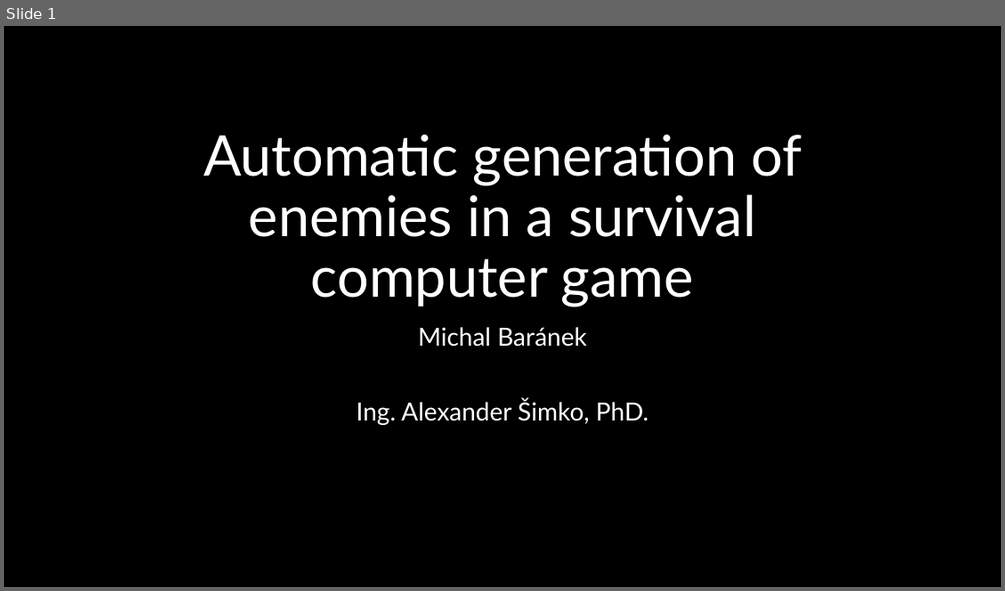
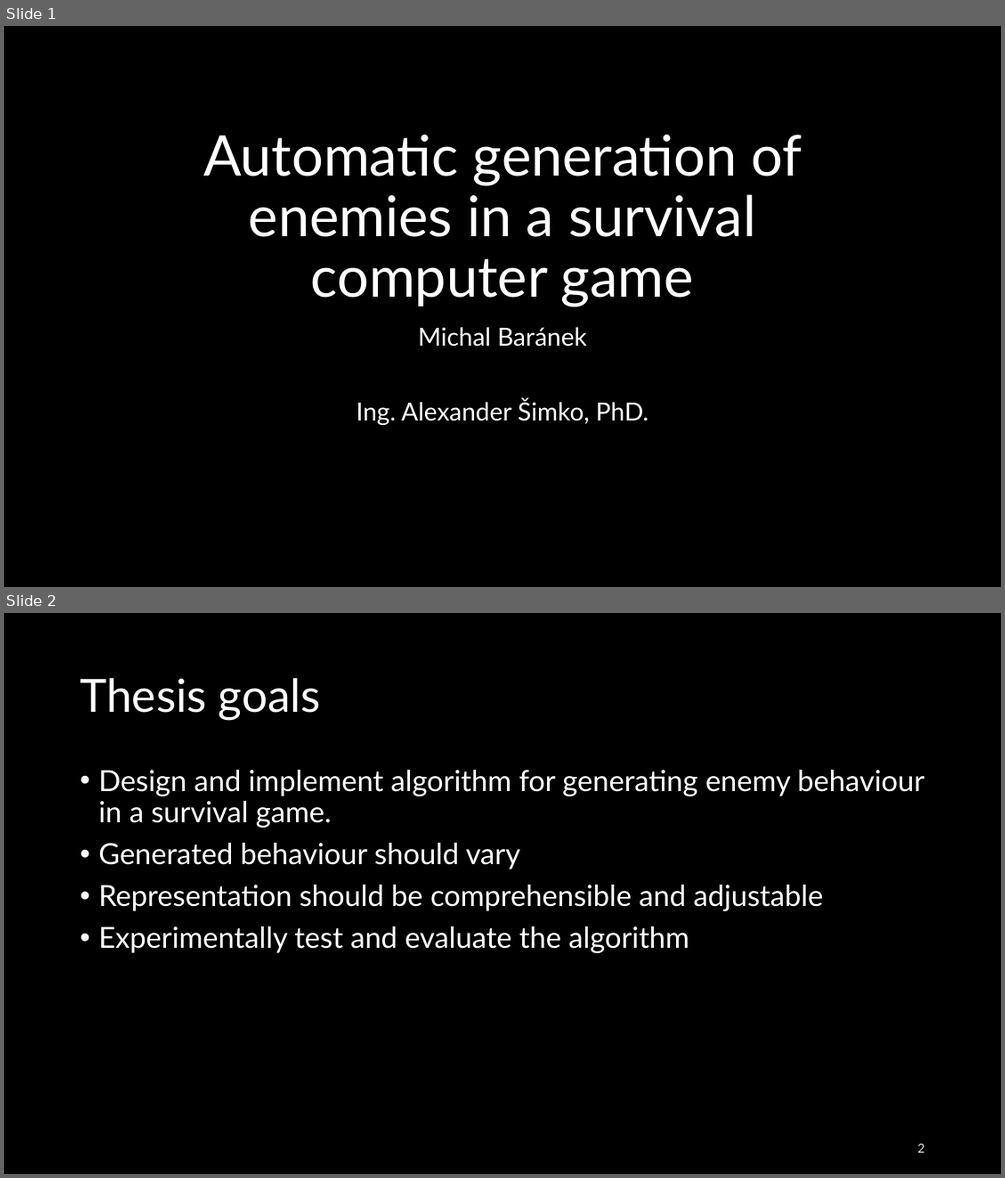
Before and after one commit to Raamxie/BGEN, a slide deck: Automatic generation of enemies in a survival computer.pptx. Shown one above the other, each under a label of ours: slide 1 before the commit, slides 1 and 2 after it. The pictures are 1005x591 and 1005x1178 pixels, drawn with LibreOffice and Linux fonts; fonts in the diff are those of the drawing. Boxes give left, top, right and bottom in pixels: in the first picture for what was removed or moved away, otherwise in the second. Text is boxed around its words. In the diff, an @@ line names an element or a change of style, - is before the commit and + after.

```diff
--- a/Automatic generation of enemies in a survival computer.pptx
+++ b/Automatic generation of enemies in a survival computer.pptx
@@ slide 2 added at (4, 613, 1001, 1174), background #000000 @@
@@ title added at (80, 678, 321, 720), 44 pt, text #FFFFFF @@
+Thesis goals
@@ text added at (98, 770, 924, 953), 28 pt, text #FFFFFF @@
+• Design and implement algorithm for generating enemy behaviour in a survival game.
+• Generated behaviour should vary
+• Representation should be comprehensible and adjustable
+• Experimentally test and evaluate the algorithm
@@ page number added at (917, 1143, 924, 1152), 12 pt, text #EAEAEA @@
+2
```
Also in this commit, not shown: 6 slides changed, 5 other slides added, 1 slide removed, 9 other files.
